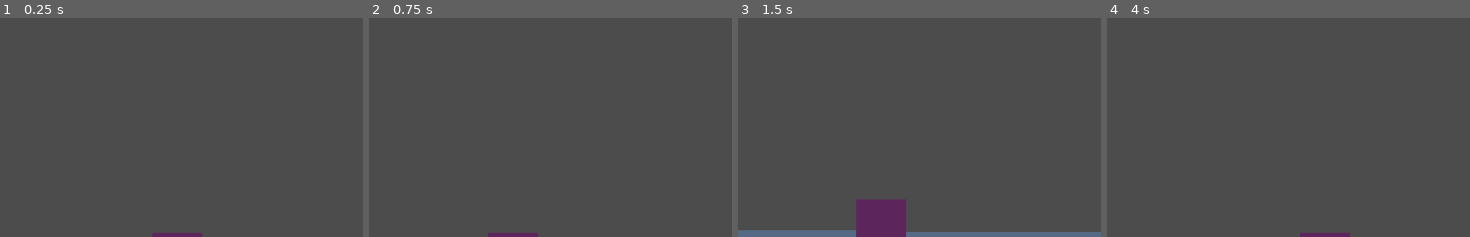
Above: before the commit, frames 1-4 (left to right).
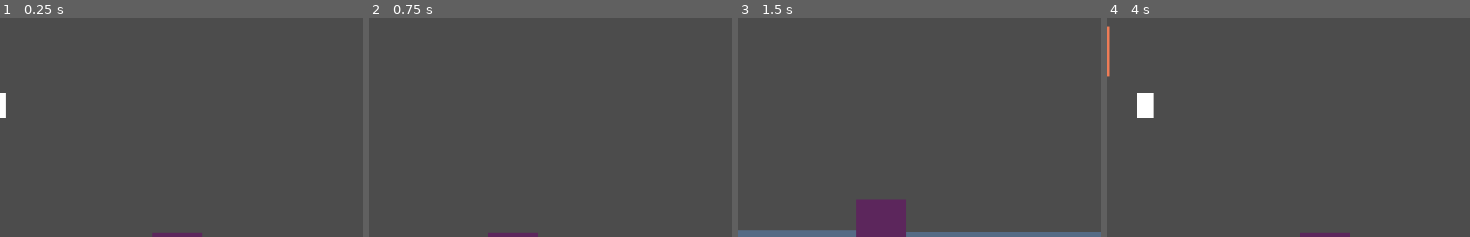
Above: after the commit, the same moments.

Repository: deengames-prototypes/frontier-planet
Game: Godot game, scene res://Main.tscn
Two runs of this game, one before a commit and one after it. Both use one fixed random seed, a clock stepped at 60 frames per second and the inputs below.
Inputs:
- Up to frame 1 (0.25 s): no input
- Up to frame 2 (0.75 s): tap Enter (ui_accept) at 0.5 s; hold Right (ui_right) from 0.53 s (still down)
- Up to frame 3 (1.5 s): tap Enter (ui_accept) at 0.77, 1.25 s; release Right (ui_right) at 1.28 s; hold Down (ui_down) from 1.28 s (still down)
- Up to frame 4 (4 s): tap Enter (ui_accept) at 1.52, 2.75, 3.02, 3.77 s; release Down (ui_down) at 2.03 s; hold Right (ui_right) 2.03-2.78 s; hold Up (ui_up) 2.78-3.53 s; hold Left (ui_left) from 3.53 s (still down)
The pictures show only the part of the screen within x 0-50%, y 42-92%; the shares and areas given below are measured in that part.

The runs differ from the first frame. In frame 1, 0.2% of the frame differs, in the area x 0-2%, y 34-46%; in frame 2, nothing differs; in frame 3, nothing differs; in frame 4, 0.7%, in the area x 0-13%, y 3-46%.

Commit message:
Acquirable egg Placeholder chicken

Diff:
--- /dev/null
+++ b/prototype/Entities/World/Chicken.tscn
@@ -0,0 +1,8 @@
+[gd_scene format=2]
+
+[node name="Chicken" type="Node2D"]
+
+[node name="ColorRect" type="ColorRect" parent="."]
+margin_right = 40.0
+margin_bottom = 60.0
+color = Color( 0.937255, 0.490196, 0.341176, 1 )
--- /dev/null
+++ b/prototype/Entities/World/Egg.gd
@@ -0,0 +1,7 @@
+extends Area2D
+
+func _on_Egg_body_entered(body):
+	if body.name == "MapPlayer":
+		Globals.player_inventory.append("egg")
+		self.get_parent().remove_child(self)
+		self.queue_free()
--- /dev/null
+++ b/prototype/Entities/World/Egg.tscn
@@ -0,0 +1,18 @@
+[gd_scene load_steps=3 format=2]
+
+[ext_resource path="res://Entities/World/Egg.gd" type="Script" id=1]
+
+[sub_resource type="RectangleShape2D" id=1]
+extents = Vector2( 20, 20 )
+
+[node name="Egg" type="Area2D"]
+script = ExtResource( 1 )
+
+[node name="ColorRect" type="ColorRect" parent="."]
+margin_right = 20.0
+margin_bottom = 30.0
+
+[node name="CollisionShape2D" type="CollisionShape2D" parent="."]
+position = Vector2( 10, 15 )
+shape = SubResource( 1 )
+[connection signal="body_entered" from="." to="." method="_on_Egg_body_entered"]
--- a/prototype/Scenes/Home.tscn
+++ b/prototype/Scenes/Home.tscn
@@ -1,8 +1,10 @@
-[gd_scene load_steps=4 format=2]
+[gd_scene load_steps=6 format=2]
 
 [ext_resource path="res://Scenes/Home.gd" type="Script" id=1]
 [ext_resource path="res://Entities/World/Wall.tscn" type="PackedScene" id=2]
 [ext_resource path="res://Entities/World/Door.tscn" type="PackedScene" id=3]
+[ext_resource path="res://Entities/World/Chicken.tscn" type="PackedScene" id=4]
+[ext_resource path="res://Entities/World/Egg.tscn" type="PackedScene" id=5]
 
 [node name="Node2D" type="Node2D"]
 script = ExtResource( 1 )
@@ -36,3 +38,9 @@
 
 [node name="Entrance" type="Node2D" parent="."]
 position = Vector2( 390, 250 )
+
+[node name="Chicken" parent="." instance=ExtResource( 4 )]
+position = Vector2( 91.6462, 74.4626 )
+
+[node name="Egg" parent="." instance=ExtResource( 5 )]
+position = Vector2( 164.677, 154.653 )
